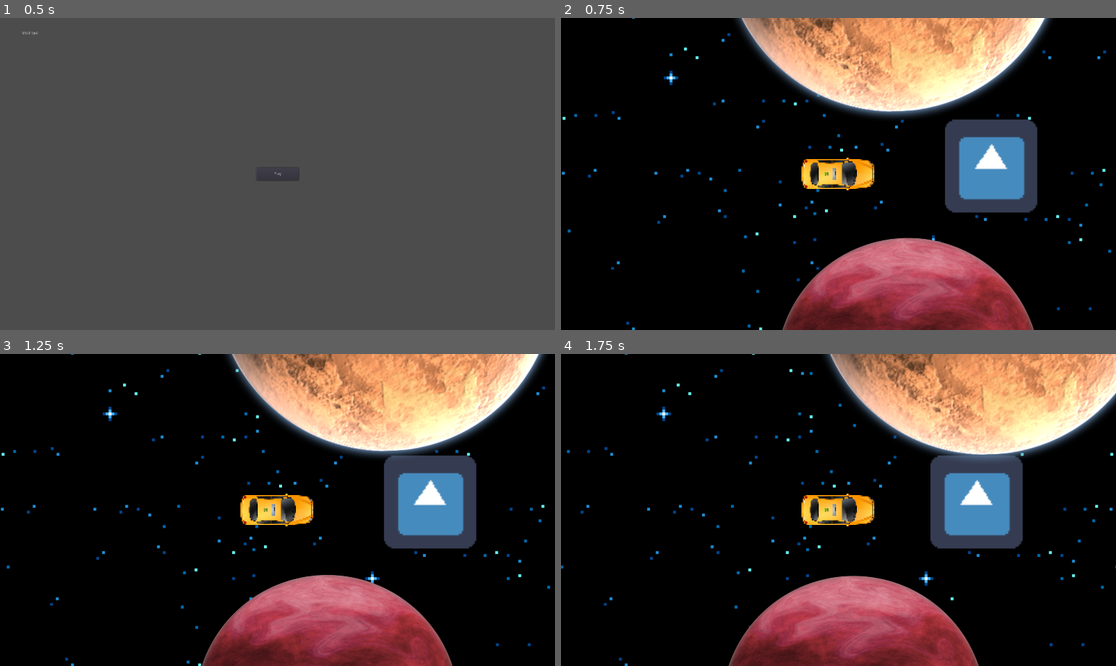
Above: before the commit, frames 1-4 (two rows, left to right).
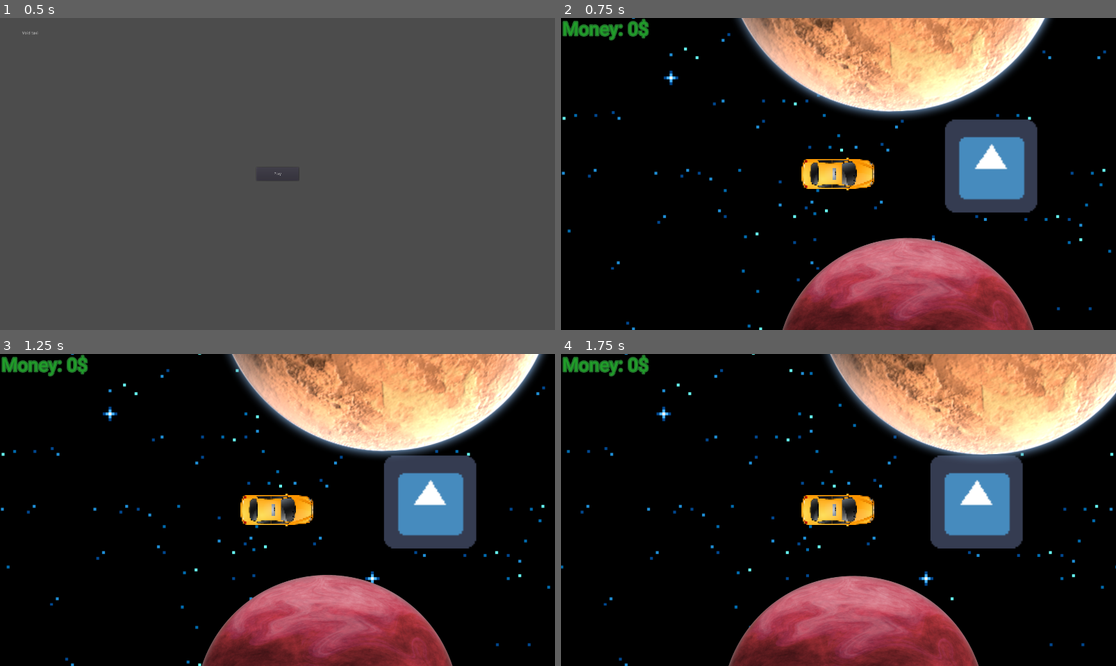
Above: after the commit, the same moments.

Repository: game-jam-team-gut/void-taxi
Game: Godot game, scene res://MainMenu.tscn
Same seed, same stepped clock (60 frames per second), same inputs: the game is played once before the commit and once after it. The engine's default icon, where the game draws it, is replaced by a stand-in: a white triangle on a blue panel in a dark square.
Inputs:
- Up to frame 1 (0.5 s): no input
- Up to frame 2 (0.75 s): click "Play" at 0.5 s
- Up to frame 3 (1.25 s): no input
- Up to frame 4 (1.75 s): hold Up (ui_up) from 1.28 s (still down)

Frame 1 is identical in both runs. In frame 2, 0.6% of the frame differs, in the area x 0-49%, y 0-51%; in frame 3, 0.6%; in frame 4, 0.6%.

Commit message:
Improved UI and money counter, random numbers are more random now

Diff:
--- a/Void/Taxi.gd
+++ b/Void/Taxi.gd
@@ -63,18 +63,29 @@
 	get_input()
 	rotation += rotation_dir * ROTATION_FACTOR * delta
 	collision = move_and_collide(velocity * delta) #registering collisions for bounce mechanic
-	$Label.text = var2str(money) + "$"
+	$CanvasLayer/Label.text = "Money: " + var2str(money) + "$"
 
-export var money=0
-var passenger_1_in_taxi=false
-var passenger_1_at_destination=false
+var money=0
+var random_money
+var passenger_in_taxi=false
+var passenger_in_taxi_1=false
+var passenger_at_destination_1=false
 
 func _on_Area2D_body_entered(body):
-	if passenger_1_in_taxi==false  and passenger_1_at_destination==false:
-		passenger_1_in_taxi=true
+	if passenger_in_taxi_1==false  and passenger_at_destination_1==false and passenger_in_taxi==false:
+		passenger_in_taxi_1=true
+		passenger_in_taxi=true
 
 func _on_Area2D2_body_entered(body):
-	if passenger_1_in_taxi==true:
-		passenger_1_in_taxi=false
-		passenger_1_at_destination=true
-		money+= randi()%10*100
+	if passenger_in_taxi_1==true:
+		passenger_in_taxi_1=false
+		passenger_at_destination_1=true
+		passenger_in_taxi=false
+		money_randomizer()
+		money += random_money
+
+func money_randomizer():
+	var rng = RandomNumberGenerator.new()
+	rng.randomize()
+	var current_seed = rng.get_seed()
+	random_money = rng.randi_range(100,1000)
--- a/Void/Taxi.tscn
+++ b/Void/Taxi.tscn
@@ -1,10 +1,17 @@
-[gd_scene load_steps=4 format=2]
+[gd_scene load_steps=6 format=2]
 
 [ext_resource path="res://Void/void-taxi.png" type="Texture" id=1]
 [ext_resource path="res://Void/Taxi.gd" type="Script" id=2]
+[ext_resource path="res://Roboto-Medium.ttf" type="DynamicFontData" id=3]
 
 [sub_resource type="RectangleShape2D" id=1]
 extents = Vector2( 127.011, 57.3468 )
+
+[sub_resource type="DynamicFont" id=2]
+size = 64
+outline_size = 4
+outline_color = Color( 0.129412, 0.423529, 0.164706, 1 )
+font_data = ExtResource( 3 )
 
 [node name="Taxi" type="KinematicBody2D"]
 position = Vector2( 512.578, 299.004 )
@@ -19,16 +26,12 @@
 [node name="Camera2D" type="Camera2D" parent="CollisionShape2D"]
 current = true
 
-[node name="Label" type="Label" parent="."]
-margin_left = -64.0
-margin_top = -36.0
-margin_right = -20.0
-margin_bottom = 36.0
-custom_colors/font_color = Color( 0.259934, 0.930176, 0.0690365, 1 )
-custom_colors/font_outline_modulate = Color( 0, 0, 0, 1 )
-custom_colors/font_color_shadow = Color( 0, 0, 0, 1 )
-align = 1
-valign = 1
+[node name="CanvasLayer" type="CanvasLayer" parent="."]
+
+[node name="Label" type="Label" parent="CanvasLayer"]
+margin_left = 5.0
+custom_fonts/font = SubResource( 2 )
+custom_colors/font_color = Color( 0.129412, 0.619608, 0.164706, 1 )
 __meta__ = {
 "_edit_use_anchors_": false
 }
Binary file added: Roboto-Medium.ttf
